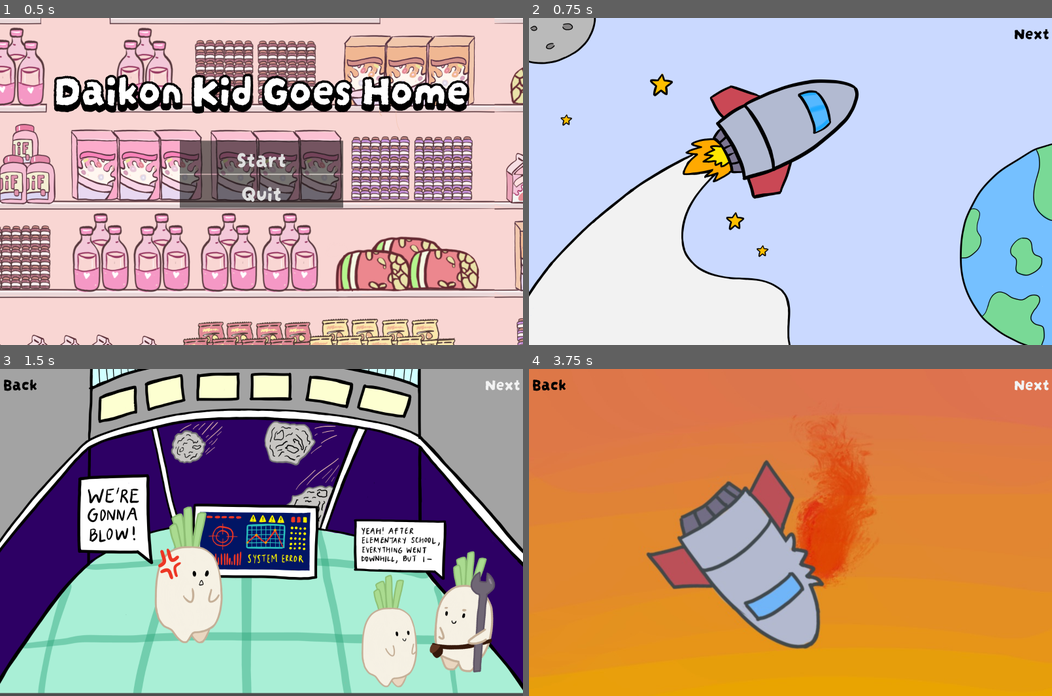
Above: before the commit, frames 1-4 (two rows, left to right).
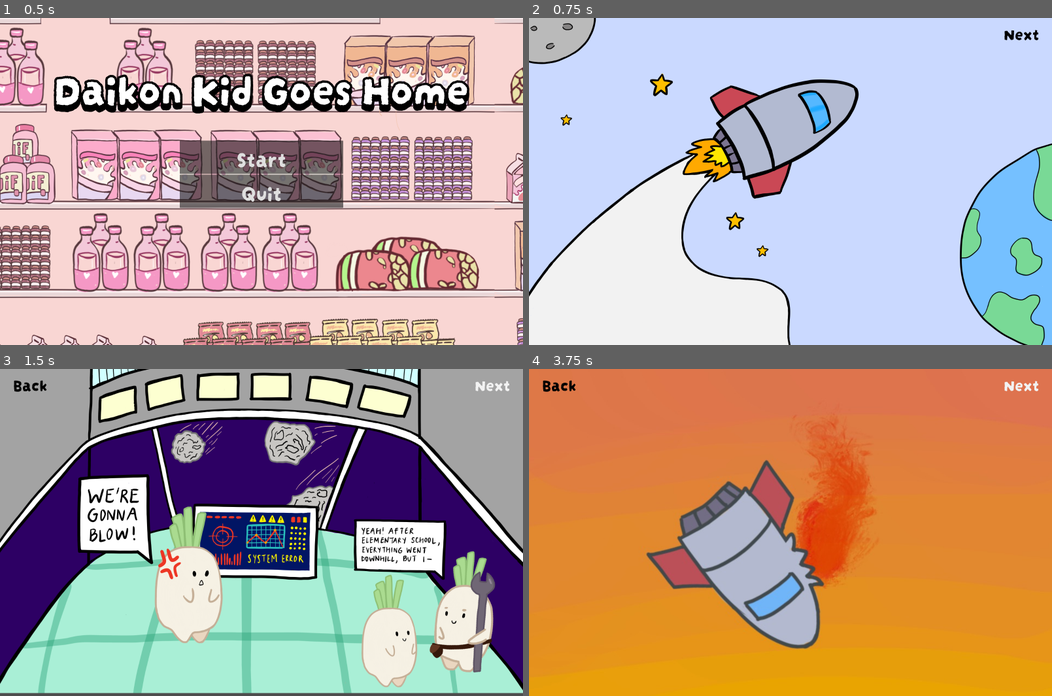
Above: after the commit, the same moments.

Repository: Boyquotes/daikon
Game: Godot game, scene res://main.tscn
Two runs of this game, one before a commit and one after it. Both use one fixed random seed, a clock stepped at 60 frames per second and the inputs below. Sound files missing from this copy of the repository are replaced by a short silence.
Inputs:
- Up to frame 1 (0.5 s): no input
- Up to frame 2 (0.75 s): click "Start" at 0.5 s
- Up to frame 3 (1.5 s): click "Next" at 1.25 s
- Up to frame 4 (3.75 s): click "Back" at 2 s; click "Next" at 2.75 s; click "Next" at 3.5 s

Frame 1 is identical in both runs. In frame 2, 0.2% of the frame differs, in the area x 90-100%, y 3-7%; in frame 3, 0.3%; in frame 4, 0.3%, in the area x 0-100%, y 3-7%.

Commit message:
new bg

Diff:
--- a/levels/story_01.tscn
+++ b/levels/story_01.tscn
@@ -42,8 +42,10 @@
 anchors_preset = 1
 anchor_left = 1.0
 anchor_right = 1.0
-offset_left = -224.0
-offset_bottom = 153.0
+offset_left = -280.0
+offset_top = 5.0
+offset_right = -56.0
+offset_bottom = 158.0
 grow_horizontal = 0
 size_flags_horizontal = 8
 theme = ExtResource("2_6rxph")
--- a/levels/story_02.tscn
+++ b/levels/story_02.tscn
@@ -47,8 +47,10 @@
 texture = ExtResource("1_tyy4f")
 
 [node name="Prev" type="Button" parent="."]
-offset_right = 224.0
-offset_bottom = 153.0
+offset_left = 55.0
+offset_top = 5.0
+offset_right = 279.0
+offset_bottom = 158.0
 size_flags_horizontal = 8
 theme = ExtResource("2_tveyh")
 theme_override_colors/font_color = Color(0, 0, 0, 1)
@@ -65,8 +67,10 @@
 anchors_preset = 1
 anchor_left = 1.0
 anchor_right = 1.0
-offset_left = -224.0
-offset_bottom = 153.0
+offset_left = -280.0
+offset_top = 5.0
+offset_right = -56.0
+offset_bottom = 158.0
 grow_horizontal = 0
 size_flags_horizontal = 8
 theme = ExtResource("2_tveyh")
--- a/levels/story_03.tscn
+++ b/levels/story_03.tscn
@@ -46,8 +46,10 @@
 texture = ExtResource("1_tyb07")
 
 [node name="Prev" type="Button" parent="."]
-offset_right = 224.0
-offset_bottom = 153.0
+offset_left = 55.0
+offset_top = 5.0
+offset_right = 279.0
+offset_bottom = 158.0
 size_flags_horizontal = 8
 theme = ExtResource("2_pviy7")
 theme_override_colors/font_color = Color(0, 0, 0, 1)
@@ -64,8 +66,10 @@
 anchors_preset = 1
 anchor_left = 1.0
 anchor_right = 1.0
-offset_left = -224.0
-offset_bottom = 153.0
+offset_left = -280.0
+offset_top = 5.0
+offset_right = -56.0
+offset_bottom = 158.0
 grow_horizontal = 0
 size_flags_horizontal = 8
 theme = ExtResource("2_pviy7")
--- a/levels/story_04.tscn
+++ b/levels/story_04.tscn
@@ -47,8 +47,10 @@
 texture = ExtResource("1_yw1be")
 
 [node name="Prev" type="Button" parent="."]
-offset_right = 224.0
-offset_bottom = 153.0
+offset_left = 55.0
+offset_top = 5.0
+offset_right = 279.0
+offset_bottom = 158.0
 size_flags_horizontal = 8
 theme = ExtResource("2_coyw5")
 theme_override_colors/font_color = Color(0, 0, 0, 1)
@@ -65,8 +67,10 @@
 anchors_preset = 1
 anchor_left = 1.0
 anchor_right = 1.0
-offset_left = -224.0
-offset_bottom = 153.0
+offset_left = -280.0
+offset_top = 5.0
+offset_right = -56.0
+offset_bottom = 158.0
 grow_horizontal = 0
 size_flags_horizontal = 8
 theme = ExtResource("2_coyw5")
--- a/levels/story_05.tscn
+++ b/levels/story_05.tscn
@@ -1,6 +1,6 @@
 [gd_scene load_steps=9 format=3 uid="uid://dcbk4d7ba65xh"]
 
-[ext_resource type="Texture2D" uid="uid://c24cnad1ck0ba" path="res://assets/intro_story/247G_Intro_05.jpeg" id="1_rnv7x"]
+[ext_resource type="Texture2D" uid="uid://c7lfqv1vudotb" path="res://assets/intro_story/247G_Intro_05.png" id="1_s4jb5"]
 [ext_resource type="Theme" uid="uid://ccxxjd7a561ol" path="res://assets/themes/main.tres" id="2_bga11"]
 
 [sub_resource type="GDScript" id="GDScript_2l3w1"]
@@ -42,13 +42,15 @@
 grow_vertical = 2
 
 [node name="247gIntro05" type="Sprite2D" parent="CenterContainer"]
-position = Vector2(25, 2.08165e-12)
-scale = Vector2(3, 3)
-texture = ExtResource("1_rnv7x")
+position = Vector2(19, 19)
+scale = Vector2(2.35221, 2.35221)
+texture = ExtResource("1_s4jb5")
 
-[node name="Prev" type="Button" parent="."]
-offset_right = 224.0
-offset_bottom = 153.0
+[node name="Back" type="Button" parent="."]
+offset_left = 55.0
+offset_top = 5.0
+offset_right = 279.0
+offset_bottom = 158.0
 size_flags_horizontal = 8
 theme = ExtResource("2_bga11")
 theme_override_colors/font_color = Color(0, 0, 0, 1)
@@ -65,8 +67,10 @@
 anchors_preset = 1
 anchor_left = 1.0
 anchor_right = 1.0
-offset_left = -224.0
-offset_bottom = 153.0
+offset_left = -280.0
+offset_top = 5.0
+offset_right = -56.0
+offset_bottom = 158.0
 grow_horizontal = 0
 size_flags_horizontal = 8
 theme = ExtResource("2_bga11")
@@ -80,5 +84,5 @@
 theme_override_styles/focus = SubResource("StyleBoxEmpty_a1dlw")
 text = "Next"
 
-[connection signal="pressed" from="Prev" to="." method="_on_prev_pressed"]
+[connection signal="pressed" from="Back" to="." method="_on_prev_pressed"]
 [connection signal="pressed" from="Next" to="." method="_on_next_pressed"]
--- a/levels/story_06.tscn
+++ b/levels/story_06.tscn
@@ -1,6 +1,6 @@
 [gd_scene load_steps=9 format=3 uid="uid://dl6rfxsvbwgxa"]
 
-[ext_resource type="Texture2D" uid="uid://cvwxqf4nr3tm4" path="res://assets/intro_story/247G_Intro_06.jpeg" id="1_fetmt"]
+[ext_resource type="Texture2D" uid="uid://dtmeak0186rme" path="res://assets/intro_story/247G_Intro_06.png" id="1_wf38g"]
 [ext_resource type="Theme" uid="uid://ccxxjd7a561ol" path="res://assets/themes/main.tres" id="2_owwln"]
 
 [sub_resource type="GDScript" id="GDScript_ofyu3"]
@@ -42,9 +42,9 @@
 grow_vertical = 2
 
 [node name="247gIntro06" type="Sprite2D" parent="CenterContainer"]
-position = Vector2(2.08165e-12, 200)
-scale = Vector2(2.9, 2.9)
-texture = ExtResource("1_fetmt")
+position = Vector2(6.65248, 19.1)
+scale = Vector2(2.41186, 2.34089)
+texture = ExtResource("1_wf38g")
 
 [node name="Prev" type="Button" parent="."]
 offset_right = 224.0
--- a/levels/story_07.tscn
+++ b/levels/story_07.tscn
@@ -42,12 +42,15 @@
 grow_vertical = 2
 
 [node name="247gIntro07" type="Sprite2D" parent="CenterContainer"]
+position = Vector2(-5, -91)
 scale = Vector2(3, 3)
 texture = ExtResource("1_mr8ep")
 
 [node name="Prev" type="Button" parent="."]
-offset_right = 224.0
-offset_bottom = 153.0
+offset_left = 55.0
+offset_top = 5.0
+offset_right = 279.0
+offset_bottom = 158.0
 size_flags_horizontal = 8
 theme = ExtResource("2_h740b")
 theme_override_colors/font_color = Color(0, 0, 0, 1)
@@ -64,8 +67,10 @@
 anchors_preset = 1
 anchor_left = 1.0
 anchor_right = 1.0
-offset_left = -224.0
-offset_bottom = 153.0
+offset_left = -280.0
+offset_top = 5.0
+offset_right = -56.0
+offset_bottom = 158.0
 grow_horizontal = 0
 size_flags_horizontal = 8
 theme = ExtResource("2_h740b")
Binary file removed: assets/intro_story/247G_Intro_05.jpeg
Binary file added: assets/intro_story/247G_Intro_05.png
Not shown, changed: assets/intro_story/247G_Intro_05.png.import
Binary file removed: assets/intro_story/247G_Intro_06.jpeg
Binary file added: assets/intro_story/247G_Intro_06.png
Not shown, changed: assets/intro_story/247G_Intro_06.png.import
